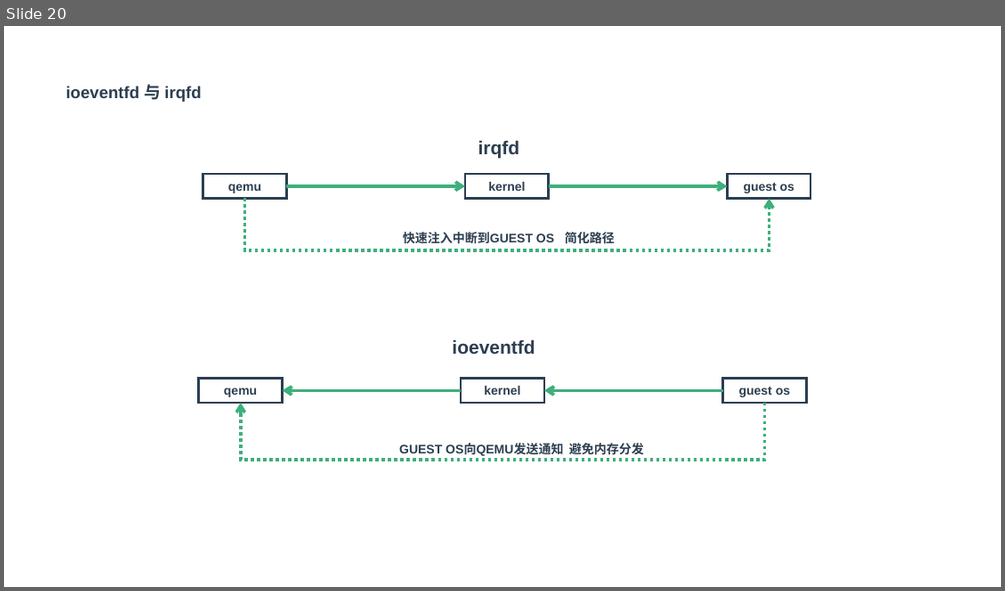
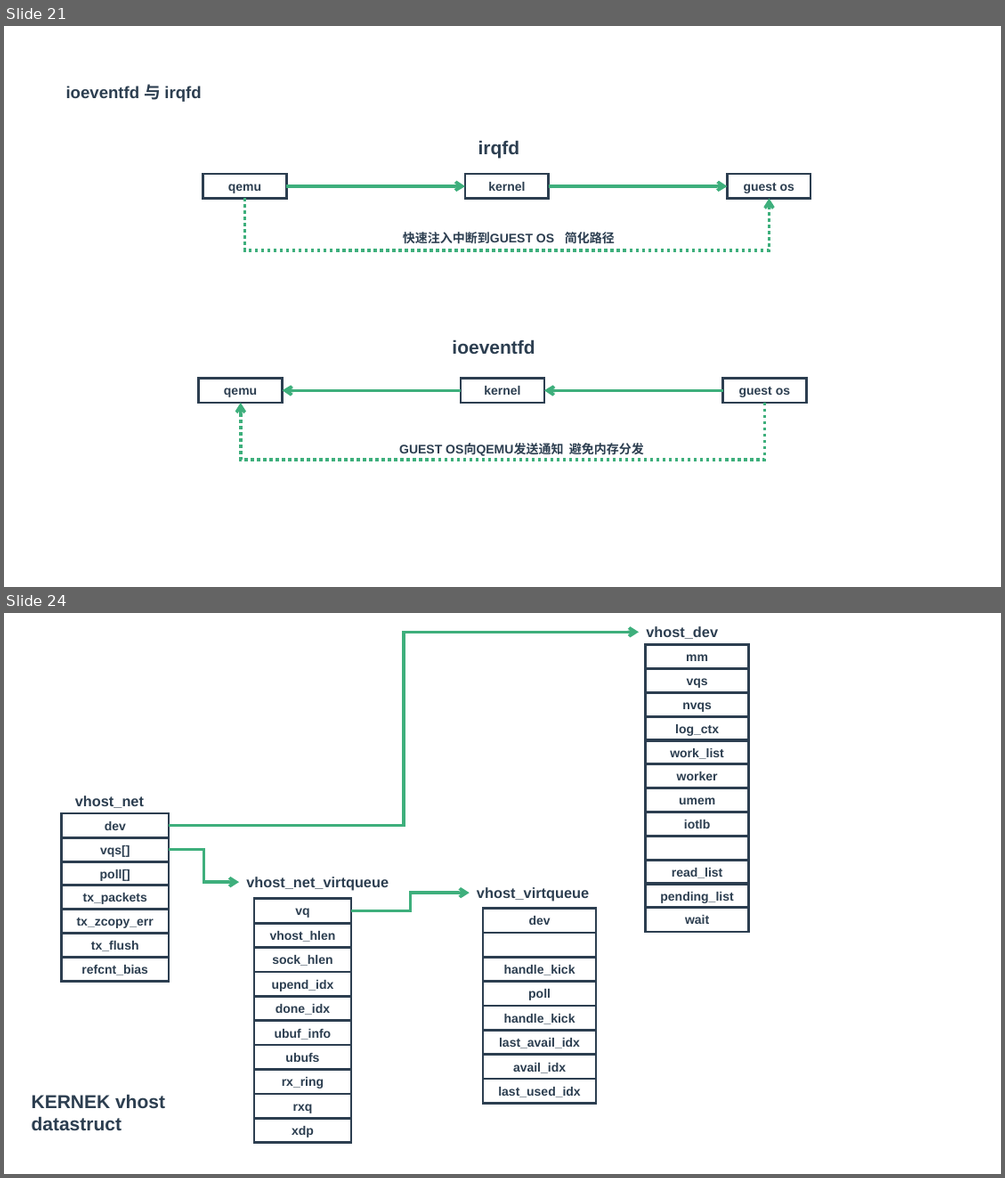
Before and after one commit to zaiqiang-dong/zaiqiang, a slide deck: picture/qemu/qemu.pptx. Shown one above the other, each under a label of ours: slide 20 before the commit, slides 21 and 24 after it; the slides between them are not shown. The pictures are 1005x591 and 1005x1178 pixels, drawn with LibreOffice and Linux fonts; fonts in the diff are those of the drawing. Boxes give left, top, right and bottom in pixels: in the first picture for what was removed or moved away, otherwise in the second. Text is boxed around its words. In the diff, an @@ line names an element or a change of style, - is before the commit and + after.

```diff
--- a/picture/qemu/qemu.pptx
+++ b/picture/qemu/qemu.pptx
@@ slide 24 added at [4, 613, 1001, 1174], background #FFFFFF @@
@@ elbow arrow added from (169, 826) to (639, 632), #3EAF7C 3 pt @@
@@ elbow arrow added from (169, 850) to (239, 882), #3EAF7C 3 pt @@
@@ elbow arrow added from (351, 910) to (469, 892), #3EAF7C 3 pt @@
@@ group added at [646, 626, 749, 933]: 12 rectangles, 1 text @@
+vhost_dev
+mm
+vqs
+nvqs
+log_ctx
+work_list
+worker
+umem
+iotlb
+read_list
+pending_list
+wait
@@ group added at [62, 795, 169, 981]: 7 rectangles, 1 text @@
+vhost_net
+dev
+vqs[]
+poll[]
+tx_packets
+tx_zcopy_err
+tx_flush
+refcnt_bias
@@ group added at [477, 887, 596, 1103]: 8 rectangles, 1 text @@
+vhost_virtqueue
+dev
+handle_kick
+poll
+handle_kick
+last_avail_idx
+avail_idx
+last_used_idx
@@ text added at [32, 1094, 165, 1130], 18 pt, text #2C3E50, bold @@
+KERNEK vhost
+datastruct
@@ group added at [246, 876, 388, 1143]: 10 rectangles, 1 text @@
+vhost_net_virtqueue
+vq
+vhost_hlen
+sock_hlen
+upend_idx
+done_idx
+ubuf_info
+ubufs
+rx_ring
+rxq
+xdp
@@ what was slide 20 is now slide 21 @@
```
Also in this commit, not shown: 4 slides changed, 8 other slides added, 4 slides removed, 19 other files.
